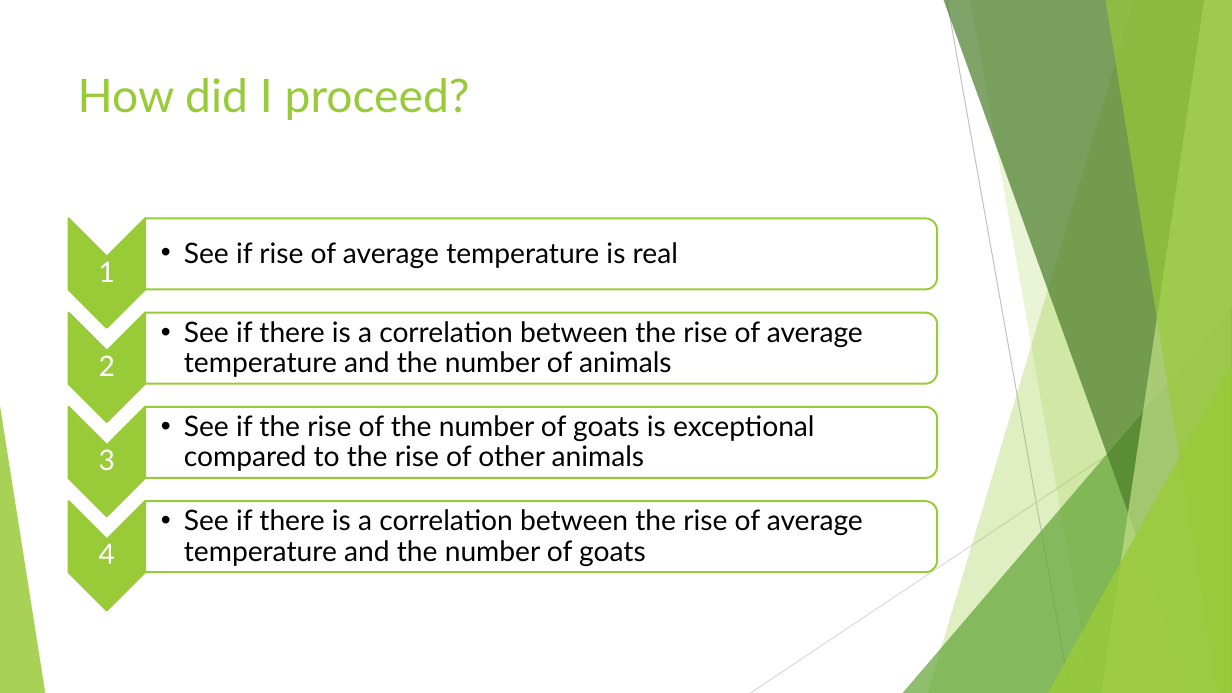
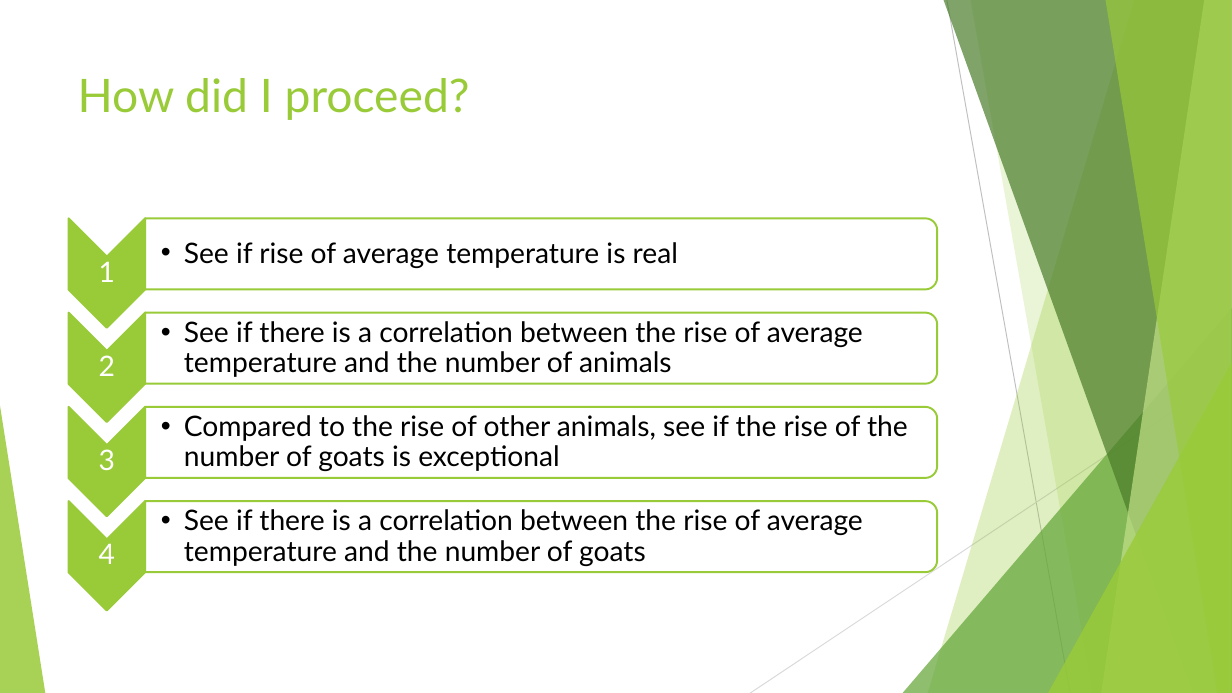
Before and after one commit to jina2020/Projects, a slide deck: slide 6 of Weather and animal data in Mongolia/Weather and animal correlation in Mongolia.pptx (slide 5 before the commit). Drawn at 1232x693 pixels with LibreOffice and Linux fonts; fonts in the diff are those of the drawing. Boxes give left, top, right and bottom in pixels: in the first picture for what was removed or moved away, otherwise in the second. Text is boxed around its words. In the diff, an @@ line names an element or a change of style, - is before the commit and + after.

```diff
--- a/Weather and animal data in Mongolia/Weather and animal correlation in Mongolia.pptx
+++ b/Weather and animal data in Mongolia/Weather and animal correlation in Mongolia.pptx
@@ text at (x1=184, y1=415, x2=908, y2=471): text changed @@
-  • See if the rise of the number of goats is exceptional compared to the rise of other animals
+  • Compared to the rise of other animals, see if the rise of the number of goats is exceptional
```
Also in this commit, not shown: 5 other slides changed, 6 slides added, 2 slides removed, 5 other files.
